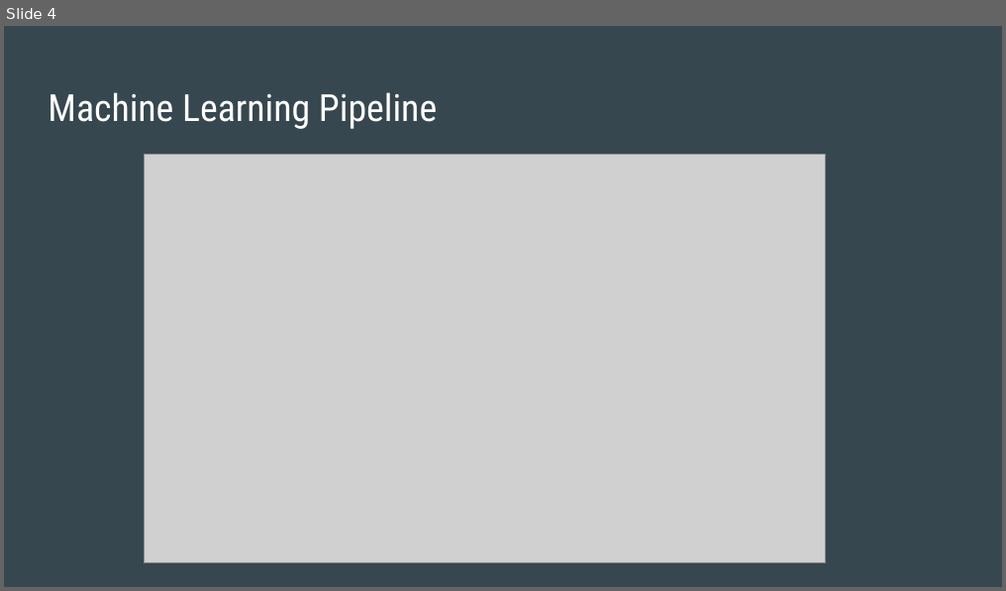
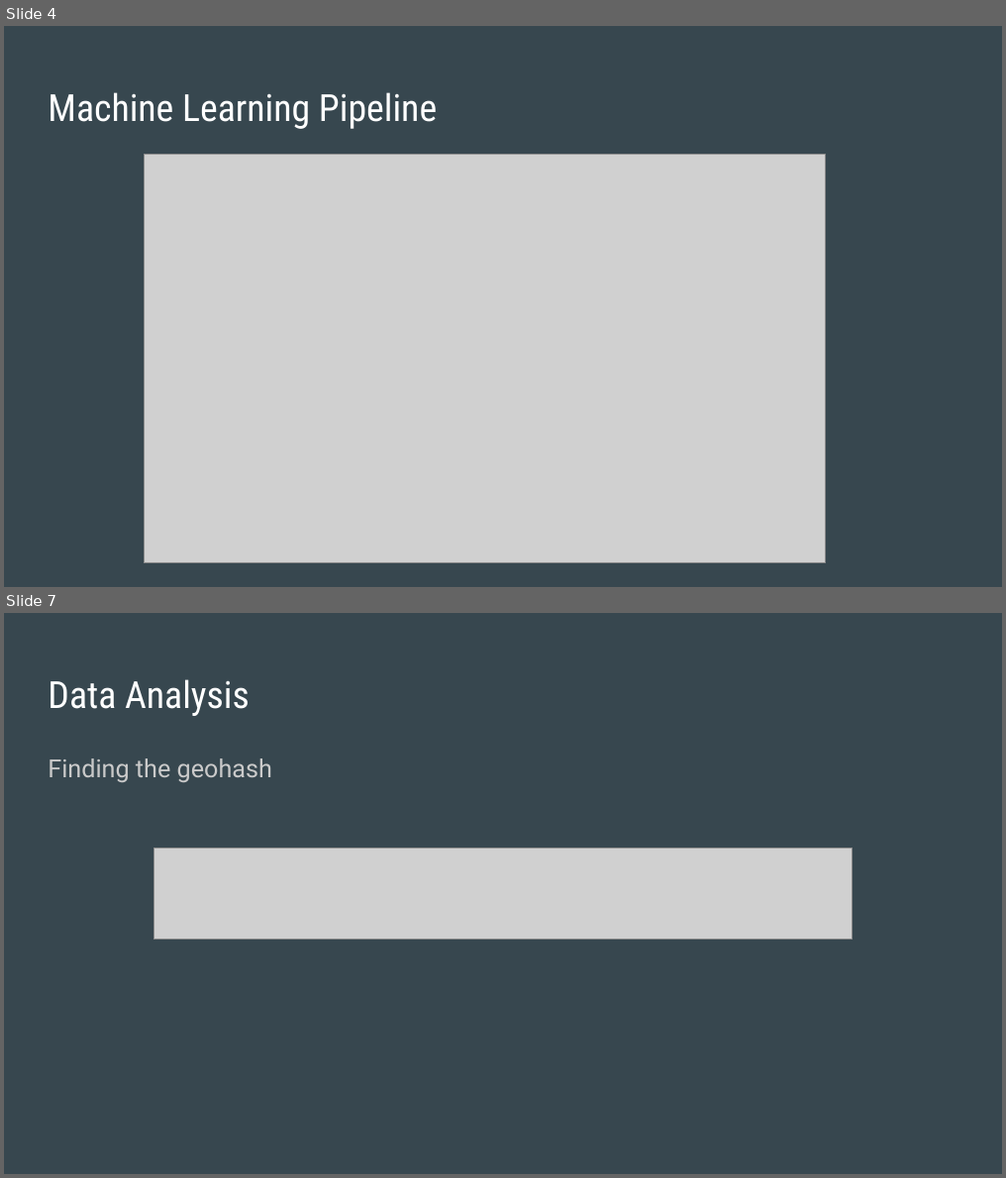
Before and after one commit to daniduce/Final-Project, a slide deck: Weather Patterns.pptx. Shown one above the other, each under a label of ours: slide 4 before the commit, slides 4 and 7 after it; the slides between them are not shown. The pictures are 1006x591 and 1006x1178 pixels, drawn with LibreOffice and Linux fonts; fonts in the diff are those of the drawing; grey boxes stand for pictures. Boxes give left, top, right and bottom in pixels: in the first picture for what was removed or moved away, otherwise in the second. Text is boxed around its words. In the diff, an @@ line names an element or a change of style, - is before the commit and + after.

```diff
--- a/Weather Patterns.pptx
+++ b/Weather Patterns.pptx
@@ slide 7 added at [4,613,1002,1174], background #37474F @@
@@ title added at [48,679,250,716], 27 pt, text #FFFFFF @@
+Data Analysis
@@ text added at [48,759,272,782], 18 pt, text #CACACA @@
+Finding the geohash
@@ picture added at [153,848,852,940] @@
```
Also in this commit, not shown: 2 slides changed, 5 other slides added, 1 slide removed, 1 other file.
